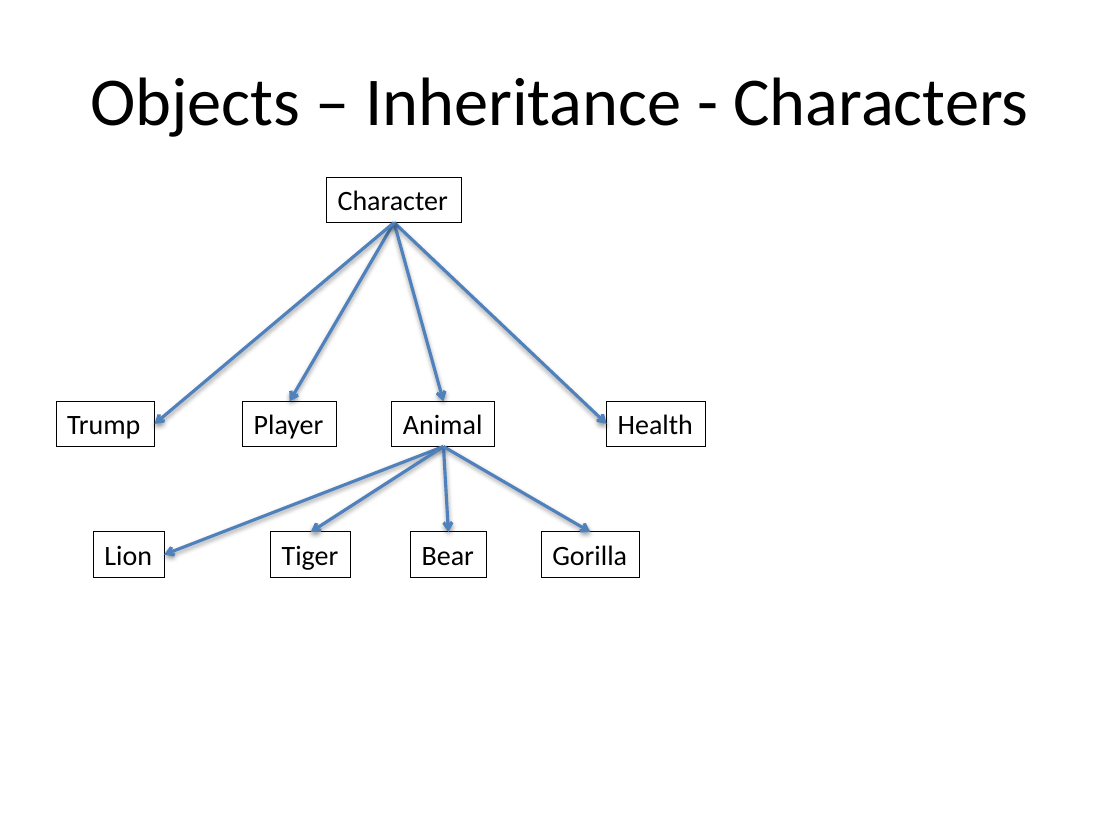
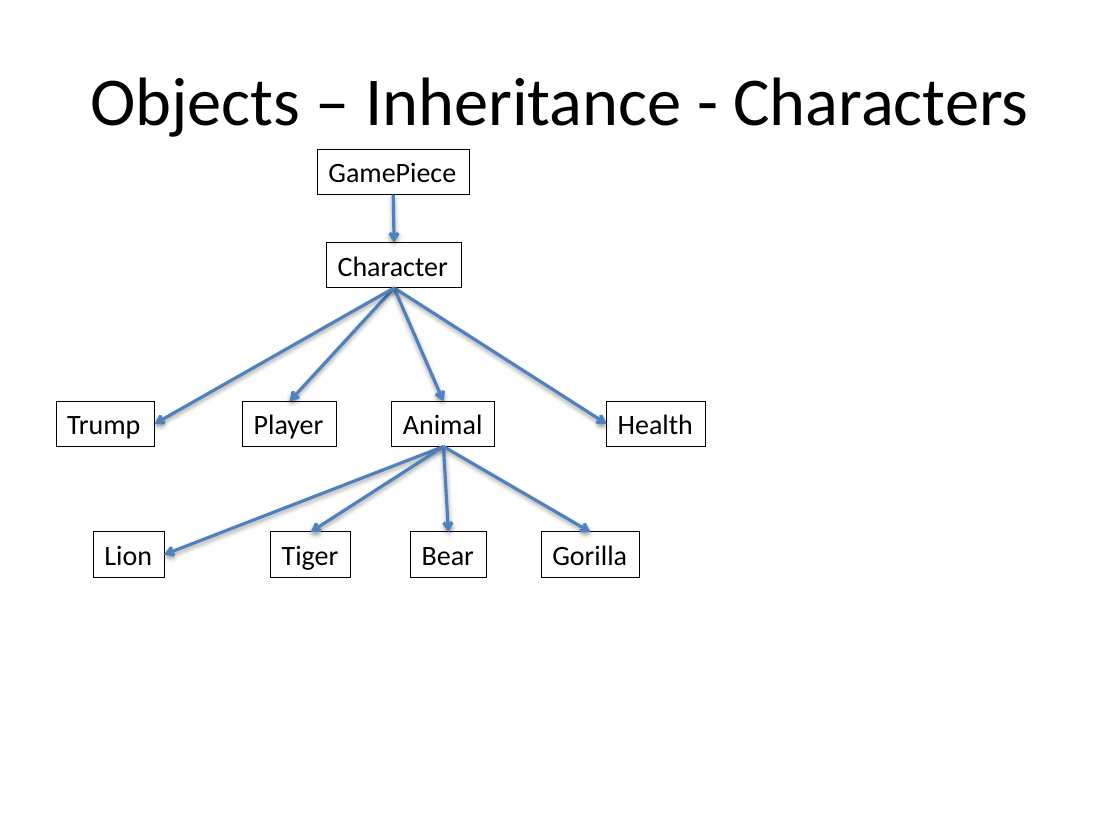
Before and after one commit to pindiespace/class-zookillsoccer, a slide deck: slide 12 of assets/ZooKill Soccer Game Design Document.pptx. Drawn at 1120x840 pixels with LibreOffice and Linux fonts; fonts in the diff are those of the drawing. Boxes give left, top, right and bottom in pixels: in the first picture for what was removed or moved away, otherwise in the second. Text is boxed around its words. In the diff, an @@ line names an element or a change of style, - is before the commit and + after.

```diff
--- a/assets/ZooKill Soccer Game Design Document.pptx
+++ b/assets/ZooKill Soccer Game Design Document.pptx
@@ rectangle added at (317,149,469,194), outline #000000 0.75 pt, 18 pt, text #000000 @@
+GamePiece
@@ arrow added from (393, 195) to (394, 243), #4F81BD 2 pt @@
@@ rectangle "Character": place and size @@
-rectangle "Character" at (327,177,461,222)
+rectangle "Character" at (327,243,461,288)
@@ arrow moved from (394, 223) - (155, 424) to (394, 288) - (155, 424) @@
@@ arrow moved from (394, 223) - (290, 401) to (394, 288) - (290, 401) @@
@@ arrow moved from (394, 223) - (607, 424) to (394, 288) - (607, 424) @@
@@ arrow moved from (394, 223) - (444, 401) to (394, 288) - (444, 401) @@
```
Also in this commit, not shown: 3 other slides changed, 30 other files.
